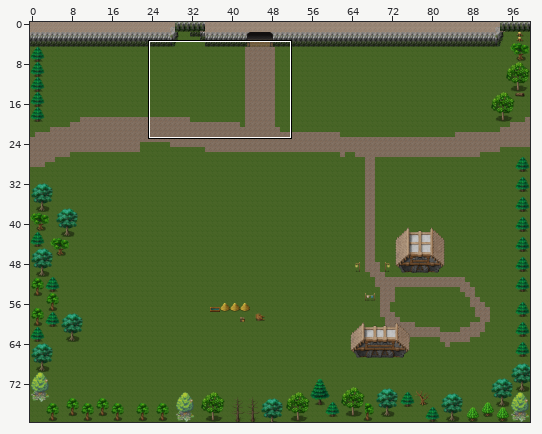
One commit to this Tiled map: VoyageQuest/src/res/maps/Village.tmx. Above: a wide view before the commit, with the close-up outlined.
Close-up. First the earlier version:
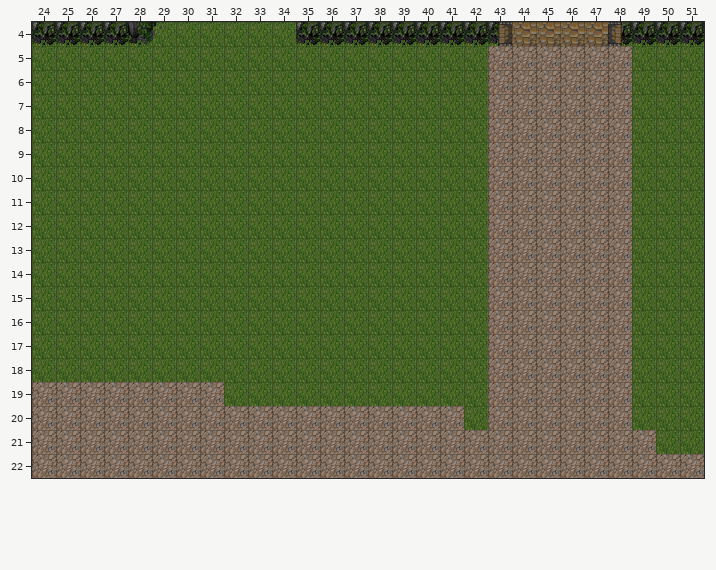
Cells are 64x64 px. Shown: x 24..51, y 4..22. The commit also changed other parts of the map, which this record leaves out.
New version:
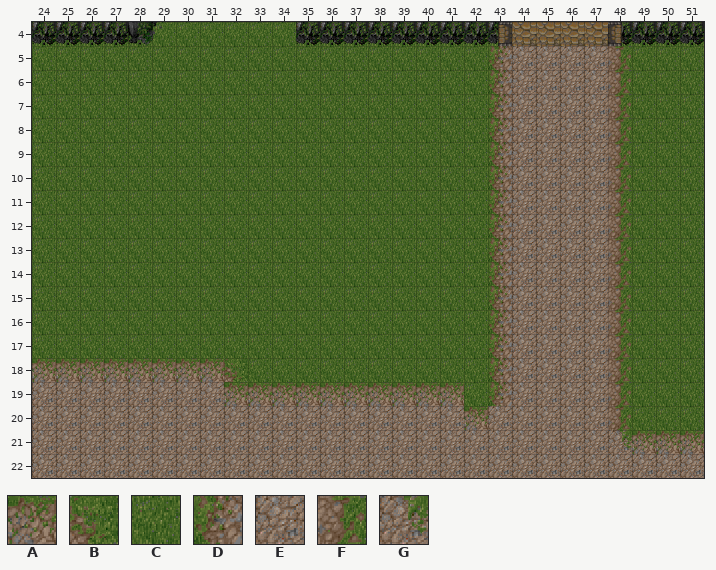
Key: from "GRS2ROC": A 35, B 37, C 39, D 65, E 67, F 69, G 73.
_ is an empty cell.
The exact change:
Layer "Ground":
Tile C becomes tile A in row 18 at x 24 to 31; in row 19 at x 32 to 41; in row 20 at x 42; in row 21 at x 50 to 51.
Tile E becomes tile A in row 21 at x 49.
Tile C becomes tile B in row 18 at x 32.
Tile E becomes tile D in rows 5 to 19 at x 43.
Tile E becomes tile F in rows 5 to 20 at x 48.
Tile E becomes tile G in row 21 at x 48.
Changed places in both close-ups, as pixel boxes (x1, y1, x2, y2):
changed: (32, 46, 512, 430)
changed: (608, 46, 704, 454)
